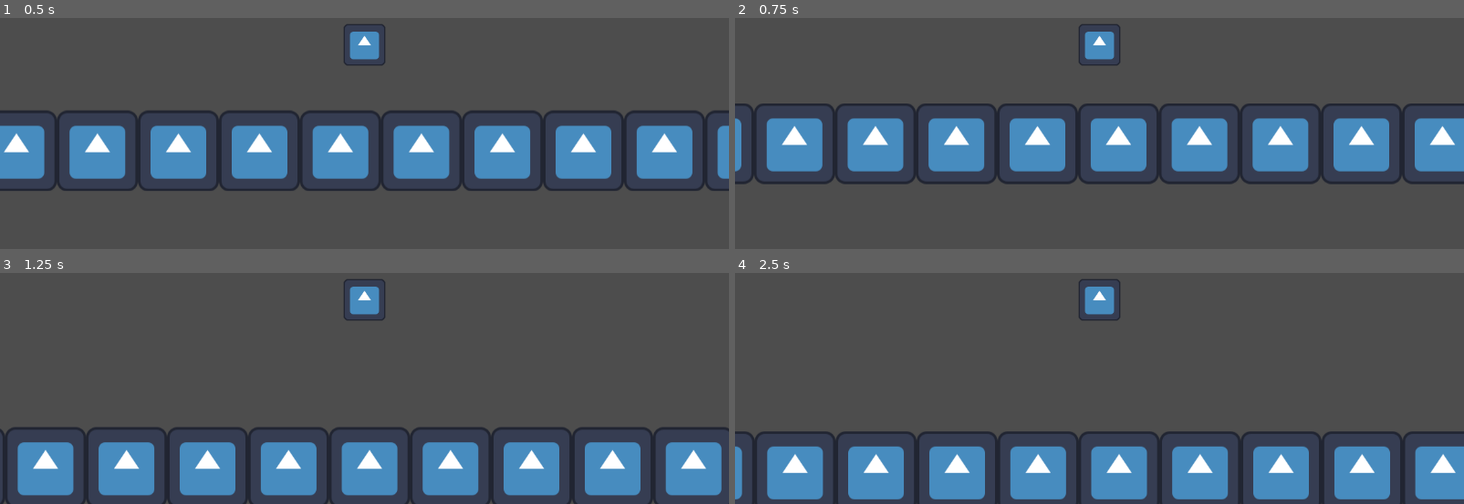
Above: before the commit, frames 1-4 (two rows, left to right).
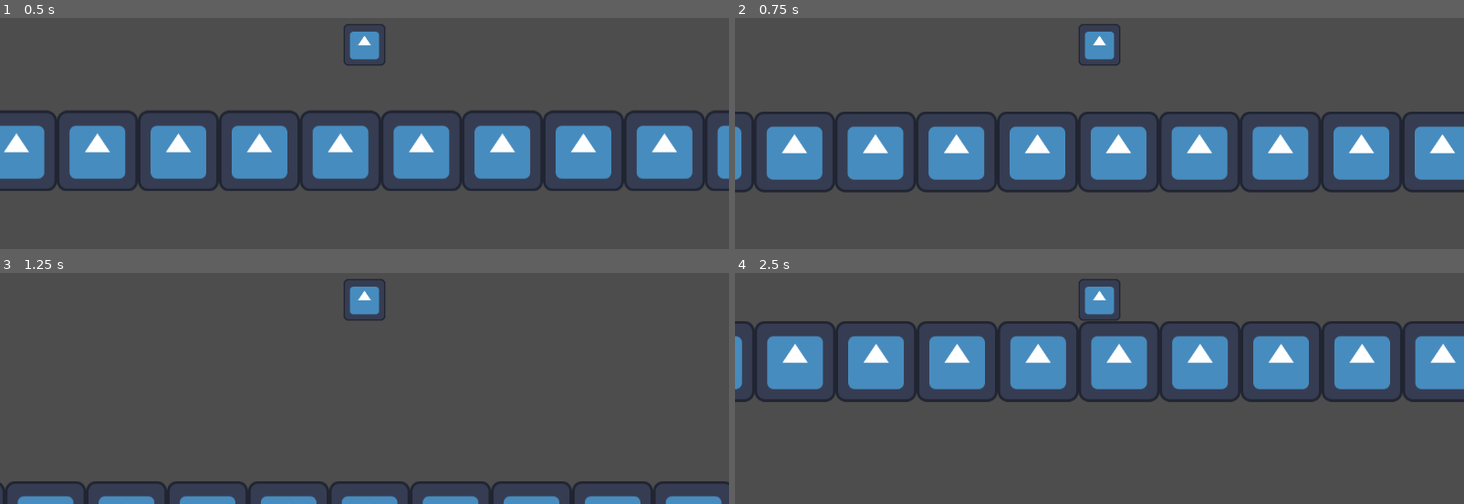
Above: after the commit, the same moments.

Repository: lostlp09/Magic_parkour
Game: Godot game, scene res://node_2d.tscn
Same seed, same stepped clock (60 frames per second), same inputs: the game is played once before the commit and once after it. The engine's default icon, where the game draws it, is replaced by a stand-in: a white triangle on a blue panel in a dark square.
Inputs:
- Up to frame 1 (0.5 s): no input
- Up to frame 2 (0.75 s): tap Enter at 0.5 s; hold D (right) from 0.53 s (still down); hold Space (jump) from 0.53 s (still down)
- Up to frame 3 (1.25 s): keep holding D (right); keep holding Space (jump)
- Up to frame 4 (2.5 s): release Space (jump) at 1.28 s; tap Space (jump) at 1.35, 1.52, 1.82 s; release D (right) at 2.03 s; hold A (left) from 2.03 s (still down); hold Space (jump) from 2.03 s (still down)

Frame 1 is identical in both runs. In frame 2, 12% of the frame differs, in the area x 0-100%, y 37-76%; in frame 3, 22%; in frame 4, 40%, in the area x 0-100%, y 20-100%.

Commit message:
added 1 magic comat up attack
its spawns a block above you which kills enemys

Diff:
--- a/new-game-project/playermovment.gd
+++ b/new-game-project/playermovment.gd
@@ -1,9 +1,12 @@
 extends CharacterBody2D
 const speed = 300
-var acceleartion= 1
+var acceleartion= 1.5
 var jumptimer = 0
 var jumpallowed = true
+var cooldown = false
+@onready var rigidbody = preload("res://rigid_body_2d.tscn")
 @onready var Camera = $"../Camera2D"
+
 func _physics_process(delta: float) -> void:
 	self.velocity.y += 30
 	self.velocity.x = 0
@@ -11,28 +14,49 @@
 
 
 	if Input.is_action_pressed("left"):
+
 		self.velocity.x = speed * -1
 
 	if Input.is_action_pressed("right"):
 		self.velocity.x = speed
-	move_and_slide()
-	Camera.position = self.position
+
+
+
+
+	if Input.is_action_just_pressed("shoot up"):
+		if cooldown == false:
+			cooldown = true
+			var clone = rigidbody.instantiate()
+
+			clone.visible = true
+			clone.position = Vector2(self.position.x + 300,self.position.y -300)
+
+			self.get_parent().add_child(clone)
+			await get_tree().create_timer(1).timeout.connect(func test() -> void: cooldown = false )
+
+
+
+
 
 	if Input.is_action_pressed("jump"):
 
 
 
-		if jumptimer < 1 and jumpallowed:
+		if jumptimer < 0.3 and jumpallowed:
 
-			jumptimer += 0.1
-			acceleartion += 0.1
+			jumptimer += delta
+			acceleartion += 1.5* delta
 			self.velocity.y = speed * -1 * acceleartion
-
 	elif not is_on_floor():
 		jumptimer = 1
+
 	if is_on_floor():
 		jumpallowed = true
-		acceleartion =1
+		acceleartion =1.5
 		jumptimer = 0
 	if not is_on_floor() and jumptimer == 0:
 		jumpallowed = false
+
+
+	move_and_slide()
+	Camera.position = self.position
--- a/new-game-project/project.godot
+++ b/new-game-project/project.godot
@@ -36,3 +36,8 @@
 "events": [Object(InputEventKey,"resource_local_to_scene":false,"resource_name":"","device":-1,"window_id":0,"alt_press …(191 unchanged characters)…
 ]
 }
+"shoot up"={
+"deadzone": 0.2,
+"events": [Object(InputEventKey,"resource_local_to_scene":false,"resource_name":"","device":-1,"window_id":0,"alt_pressed":false,"shift_pressed":false,"ctrl_pressed":false,"meta_pressed":false,"pressed":false,"keycode":0,"physical_keycode":88,"key_label":0,"unicode":120,"location":0,"echo":false,"script":null)
+]
+}
--- /dev/null
+++ b/new-game-project/rigid_body_2d.gd
@@ -0,0 +1,5 @@
+extends  RigidBody2D
+
+
+func _on_body_entered(body: Node) -> void:
+	self.queue_free()
--- /dev/null
+++ b/new-game-project/rigid_body_2d.tscn
@@ -0,0 +1,21 @@
+[gd_scene load_steps=4 format=3 uid="uid://bm8u7hmrargu2"]
+
+[ext_resource type="Script" uid="uid://c5jlh7dt7ajhx" path="res://rigid_body_2d.gd" id="1_jiowd"]
+[ext_resource type="Texture2D" uid="uid://sg4lx20pibsw" path="res://icon.svg" id="1_wltir"]
+
+[sub_resource type="RectangleShape2D" id="RectangleShape2D_0hol4"]
+size = Vector2(117, 124)
+
+[node name="RigidBody2D" type="RigidBody2D"]
+mass = 31.941
+gravity_scale = 3.093
+script = ExtResource("1_jiowd")
+
+[node name="Sprite2D" type="Sprite2D" parent="."]
+texture = ExtResource("1_wltir")
+
+[node name="CollisionShape2D" type="CollisionShape2D" parent="."]
+position = Vector2(1.5, -1)
+shape = SubResource("RectangleShape2D_0hol4")
+
+[connection signal="body_entered" from="." to="." method="_on_body_entered"]
Not shown, added: new-game-project/rigid_body_2d.gd.uid
